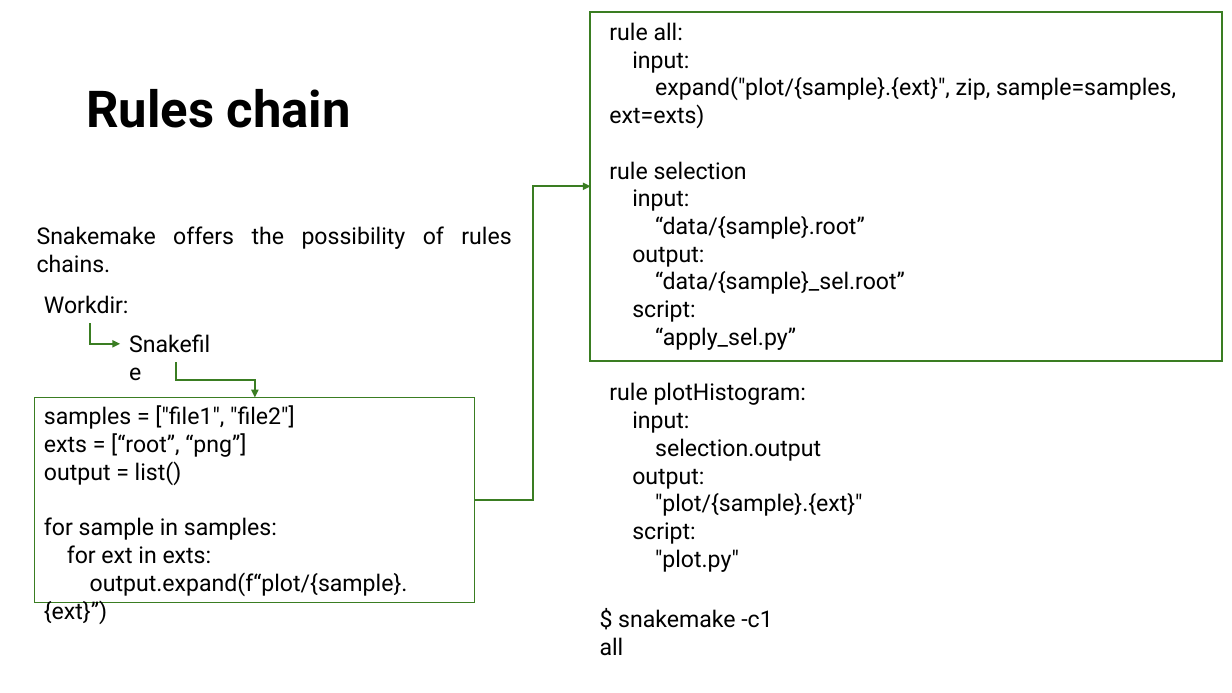
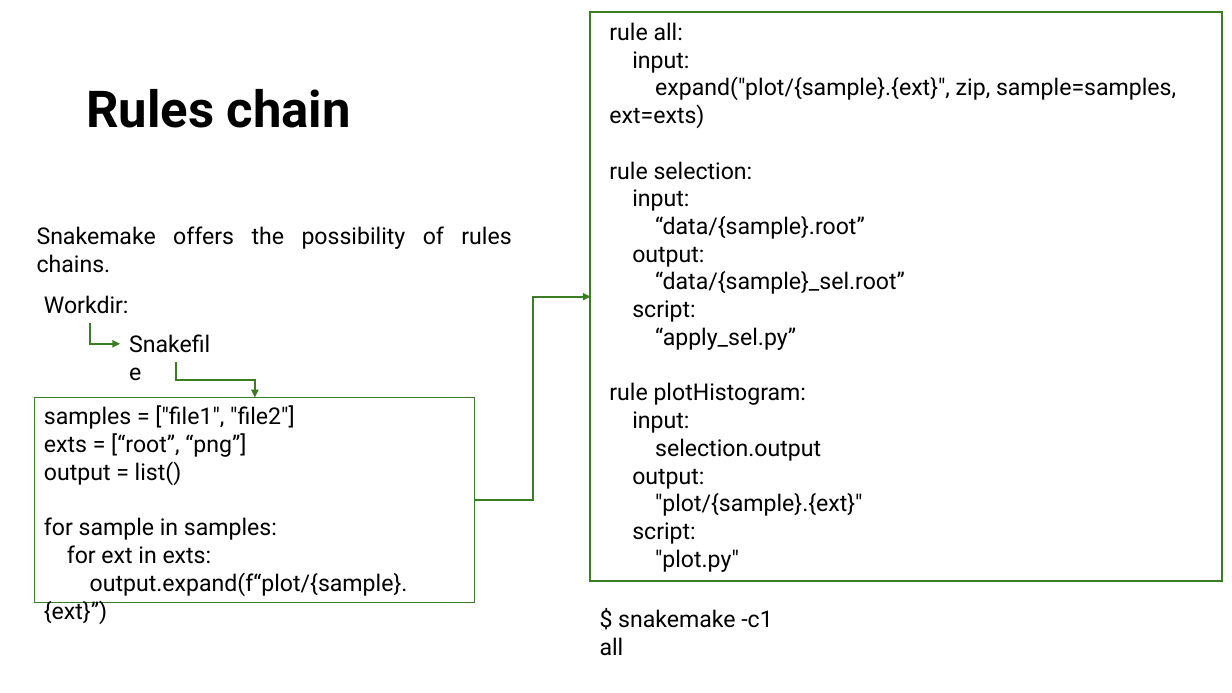
Before and after one commit to JuanBSLeite/snakemake-training-2025, a slide deck: slide 10 of Lectures/Snakemake-training-2025.pptx. Drawn at 1232x693 pixels with LibreOffice and Linux fonts; fonts in the diff are those of the drawing. Boxes give left, top, right and bottom in pixels: in the first picture for what was removed or moved away, otherwise in the second. Text is boxed around its words. In the diff, an @@ line names an element or a change of style, - is before the commit and + after.

```diff
--- a/Lectures/Snakemake-training-2025.pptx
+++ b/Lectures/Snakemake-training-2025.pptx
@@ rectangle: place and size @@
-rectangle at <box>591,12,1223,360</box>
+rectangle at <box>591,12,1223,581</box>
@@ text at <box>609,161,753,180</box>: text changed @@
-rule selection
+rule selection:
@@ elbow arrow moved from (475, 500) - (591, 187) to (475, 500) - (591, 297) @@
```
Also in this commit, not shown: 2 other slides changed, 1 other file.
